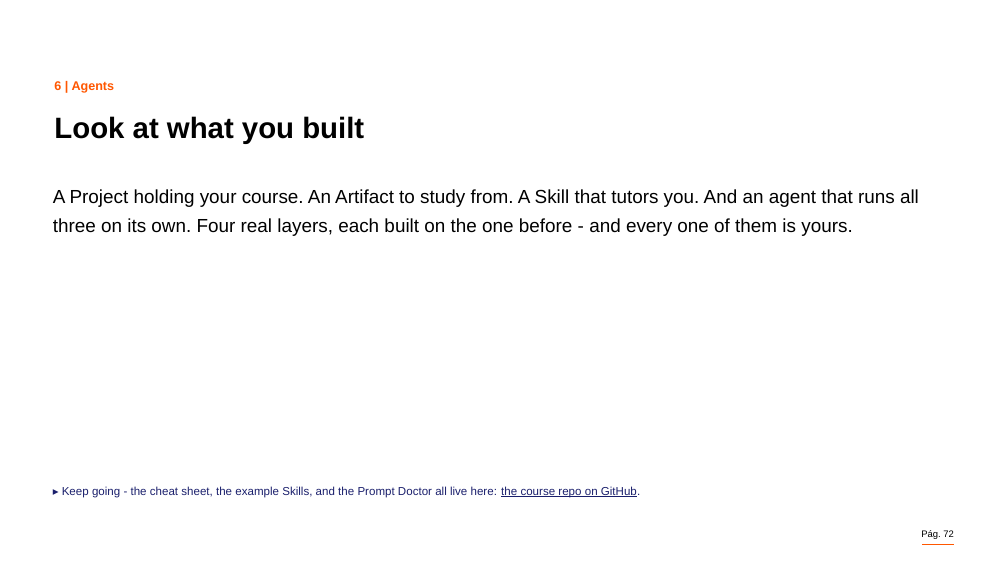
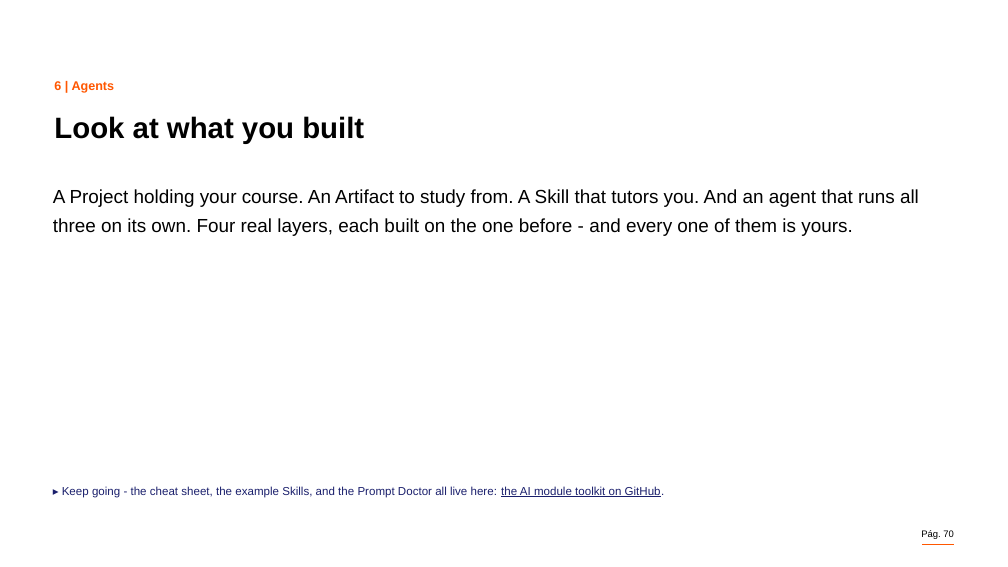
Before and after one commit to aguazz/search-processing-use-of-information, a slide deck: slide 70 of 01-Content/Topic 3 - AI and Prompt Engineering/AI and Prompt Engineering.pptx (slide 72 before the commit). Drawn at 1008x567 pixels with LibreOffice and Linux fonts; fonts in the diff are those of the drawing; background and template pictures are left out. Boxes give left, top, right and bottom in pixels: in the first picture for what was removed or moved away, otherwise in the second. Text is boxed around its words. In the diff, an @@ line names an element or a change of style, - is before the commit and + after.

```diff
--- a/01-Content/Topic 3 - AI and Prompt Engineering/AI and Prompt Engineering.pptx
+++ b/01-Content/Topic 3 - AI and Prompt Engineering/AI and Prompt Engineering.pptx
@@ text at (62, 486, 665, 498): text changed @@
-▸ Keep going - the cheat sheet, the example Skills, and the Prompt Doctor all live here: the course repo on GitHub.
+▸ Keep going - the cheat sheet, the example Skills, and the Prompt Doctor all live here: the AI module toolkit on GitHub.
@@ page number at (921, 530, 954, 539): text changed @@
-Pág. 72
+Pág. 70
```
Also in this commit, not shown: 24 other slides changed, 2 slides removed, 1 other file.
